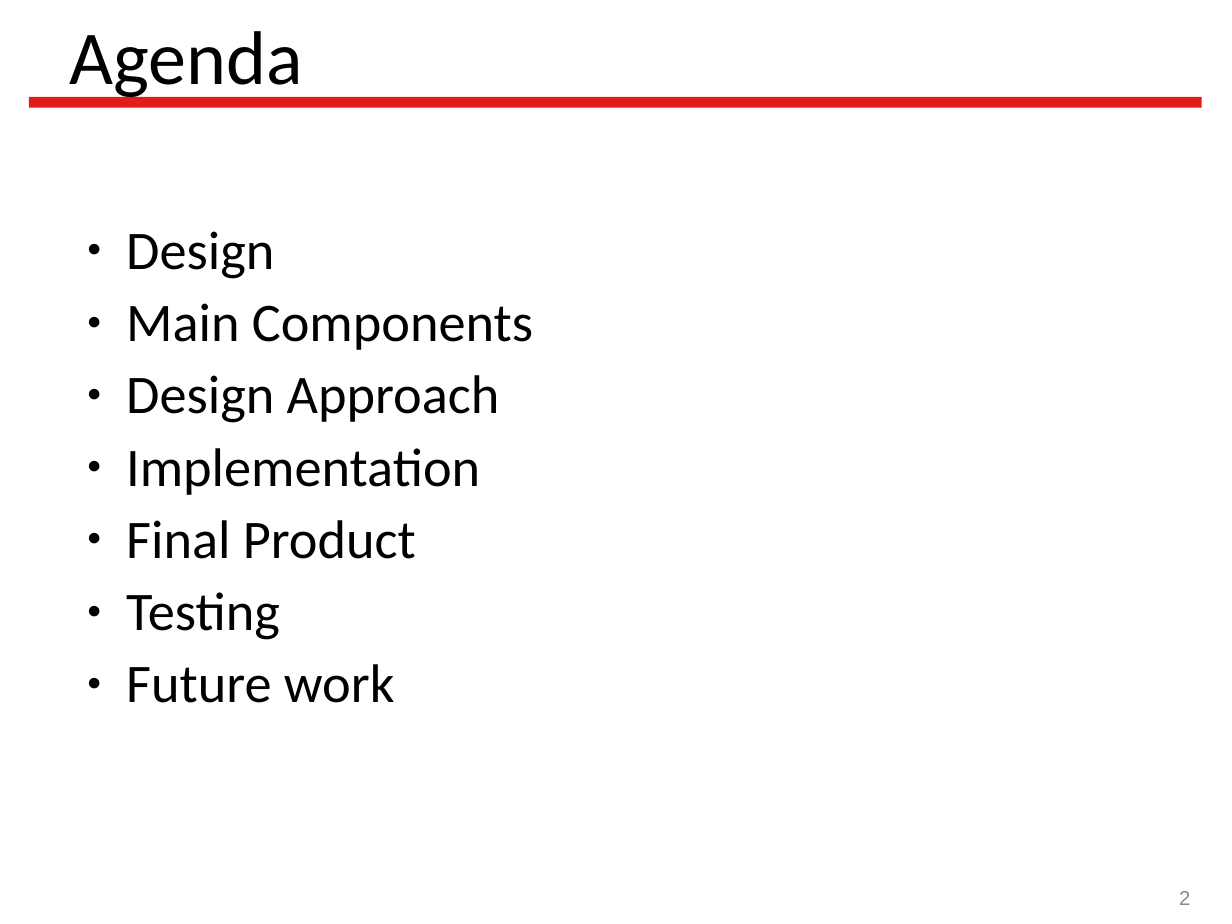
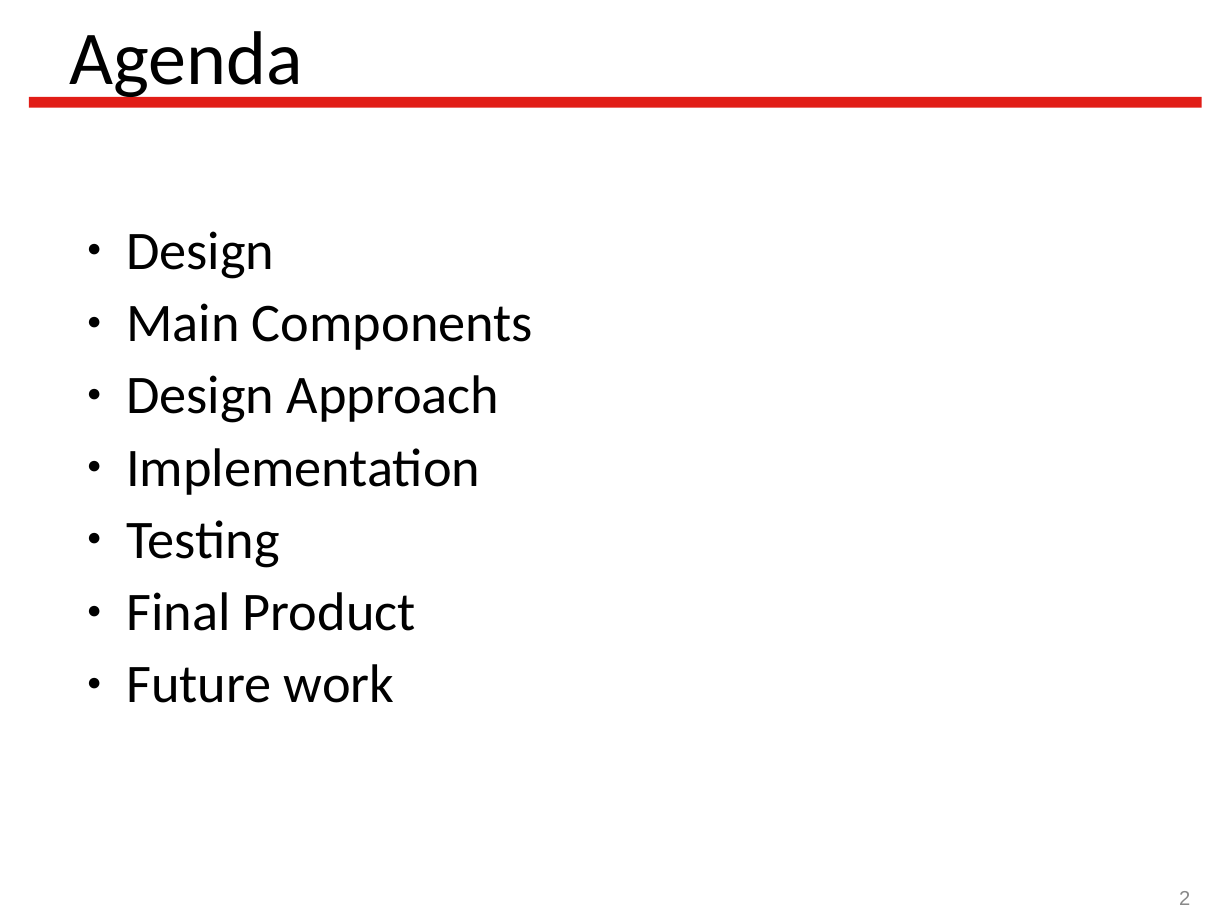
Before and after one commit to Latootoo/ECSE_548, a slide deck: slide 2 of Reports/presentation/Vlsi_project_presentation.ppt. Drawn at 1232x924 pixels with LibreOffice and Linux fonts; fonts in the diff are those of the drawing; background and template pictures are left out. Boxes give left, top, right and bottom in pixels: in the first picture for what was removed or moved away, otherwise in the second. Text is boxed around its words. In the diff, an @@ line names an element or a change of style, - is before the commit and + after.

```diff
--- a/Reports/presentation/Vlsi_project_presentation.ppt
+++ b/Reports/presentation/Vlsi_project_presentation.ppt
@@ text at (126, 520, 280, 568): paragraph added @@
+● Testing
@@ text at (126, 592, 280, 640): paragraph removed @@
-● Testing
```
Also in this commit, not shown: 4 other slides changed, 8 slides added, 1 slide removed, 4 other files.
